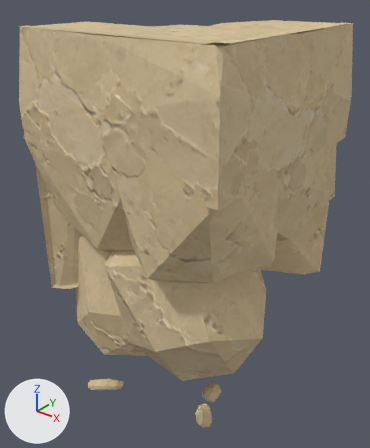
The glTF model assets/custom/models/ground_modules/ground_bottom_corner_09.glb as it was, and as the next commit left it.
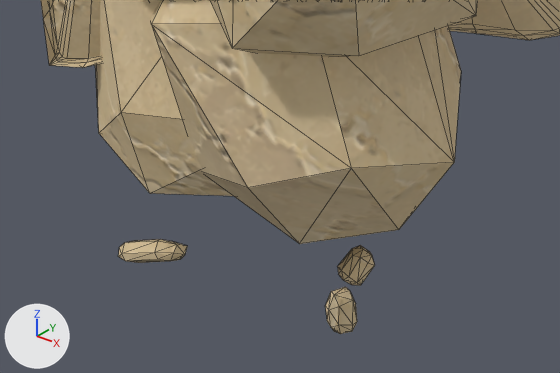
Each version is shown whole from a camera (50 mm lens) standing at (1.92, -1.31, 1.1) and looking at (0.5, 0.47, 0.0), then close up on the part from 7% to 86% of the width and 57% to 100% of the height. The lights are fixed; the arrows at lower left show +X, +Y and +Z. The first two pictures are the older version. The close-ups show mesh edges as thin lines. Vertices at exactly the same position are counted once.

In view in the first close-up: 'GroundBottomCorner09_Body'.
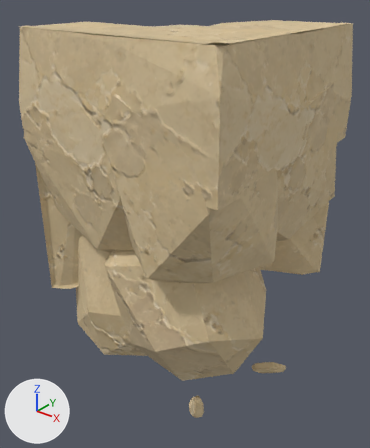
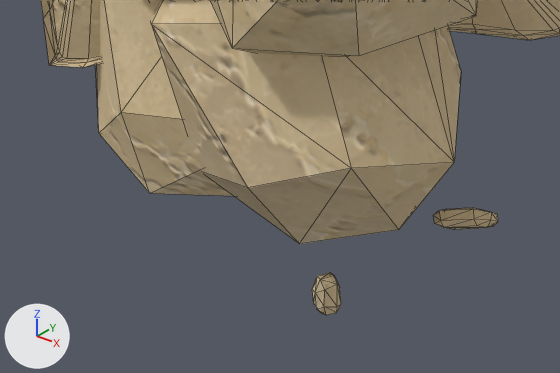
Changed parts and their boxes (x1, y1, x2, y2) in the close-ups (560 x 373 px; the box of a moved part takes in the faces that stretch with it):
'GroundBottomCorner09_Body', reshaped
    before: (41, 0, 560, 334)
    after: (41, 0, 560, 315)
part 1 of me_groundbottomcorner09_bodyshouldermesh, moved or reshaped
    before: (118, 239, 187, 263)
    after: (433, 208, 498, 230)
part 2 of me_groundbottomcorner09_bodyshouldermesh, moved or reshaped
    before: (325, 287, 357, 334)
    after: (312, 272, 341, 315)
part 3 of me_groundbottomcorner09_bodyshouldermesh, moved or reshaped (not visible afterwards)
    before: (337, 245, 375, 286)

The edits, one by one:
me_groundbottomcorner09_bodyshouldermesh is used by ob_groundbottomcorner09_body; location (0.0, 0.0, 0.0).
me_groundbottomcorner09_bodyshouldermesh had 860 vertices, 1524 faces and spanned x 0.0..1.04, y -0.04..1.0, z -0.88..0.91.
me_groundbottomcorner09_bodyshouldermesh now has 860 vertices, 1524 faces and spans x 0.0..1.04, y -0.04..1.0, z -0.94..0.91.
me_groundbottomcorner09_bodyshouldermesh part 1: the loose piece of 24 vertices spanning x 0.21..0.38, y -0.02..0.12, z -0.88..-0.81 is moved by (0.59, 0.69, -0.03).
me_groundbottomcorner09_bodyshouldermesh part 2: the loose piece of 24 vertices spanning x 0.86..0.92, y 0.07..0.15, z -0.8..-0.67 is moved by (-0.14, 0.13, -0.14).
me_groundbottomcorner09_bodyshouldermesh part 3: the loose piece of 24 vertices spanning x 0.73..0.83, y 0.27..0.38, z -0.87..-0.77 is moved by (-0.53, 0.58, 0.09).
